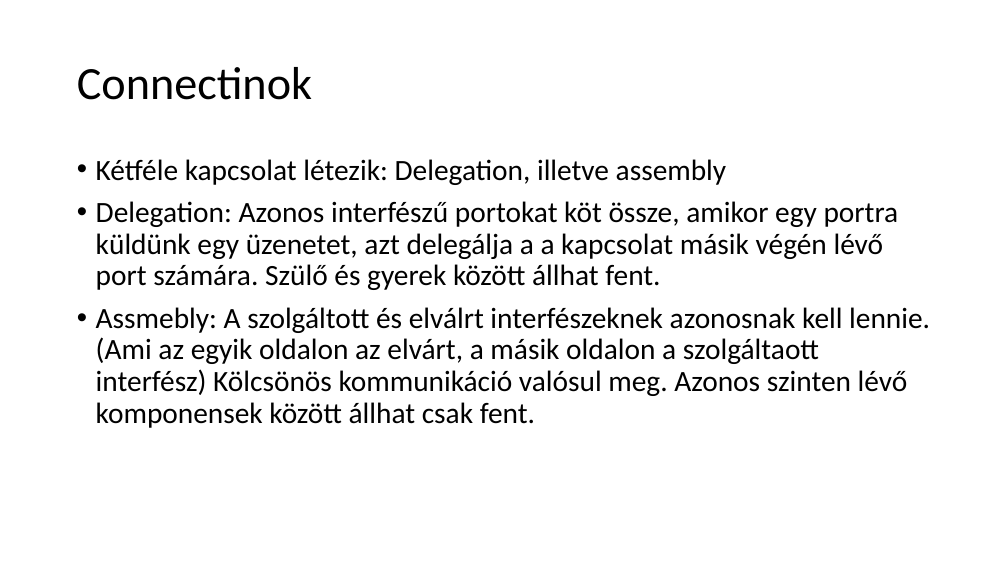
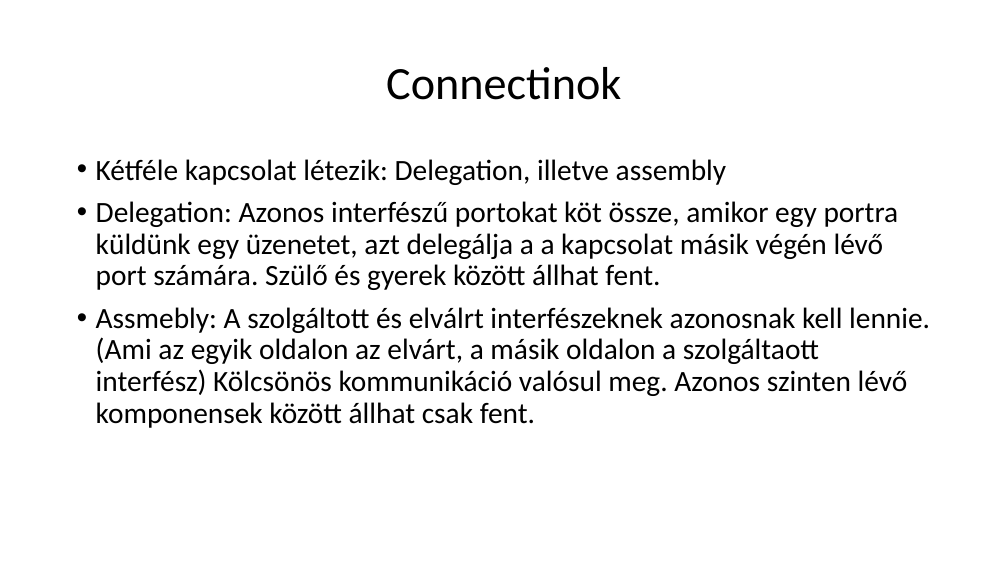
Before and after one commit to nagyandras95/Egyetem, a slide deck: slide 4 of port_versions/Komponensek.pptx. Drawn at 1008x567 pixels with LibreOffice and Linux fonts; fonts in the diff are those of the drawing. Boxes give left, top, right and bottom in pixels: in the first picture for what was removed or moved away, otherwise in the second. Text is boxed around its words. In the diff, an @@ line names an element or a change of style, - is before the commit and + after.

```diff
--- a/port_versions/Komponensek.pptx
+++ b/port_versions/Komponensek.pptx
@@ title "Connectinok" at [386, 67, 621, 100]: alignment left to centre @@
```
Also in this commit, not shown: 3 other slides changed, 1 slide added.
